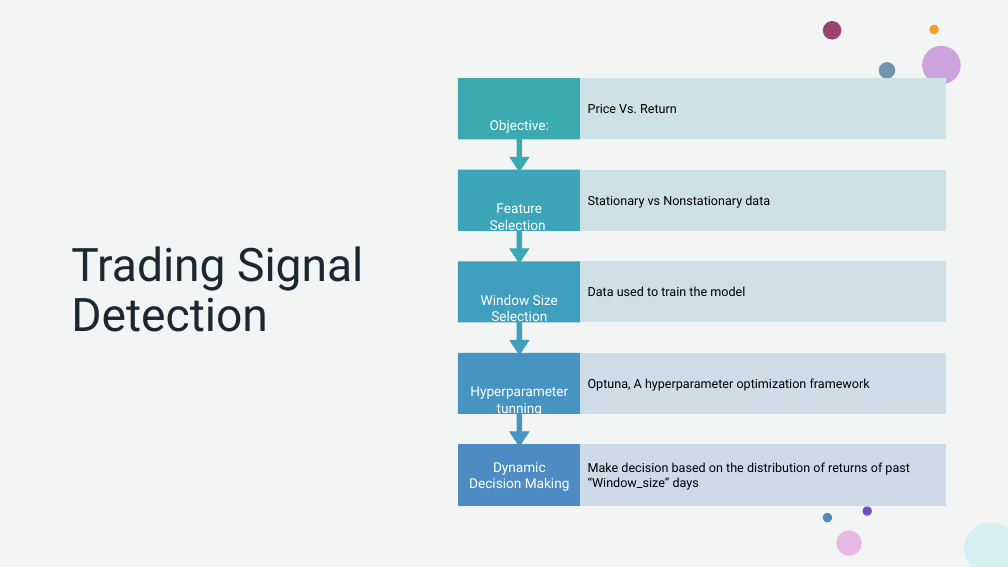
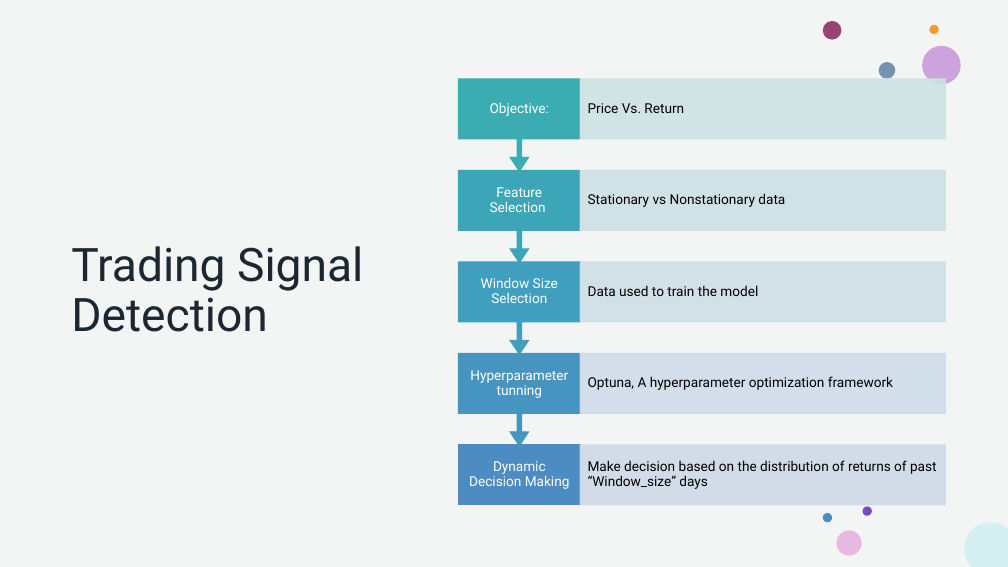
Before and after one commit to howie-zeng/Analyzing-Retail-Sentiment-and-Detecting-Trading-Signals, a slide deck: slide 11 of Presentation.pptx. Drawn at 1008x567 pixels with LibreOffice and Linux fonts; fonts in the diff are those of the drawing. Boxes give left, top, right and bottom in pixels: in the first picture for what was removed or moved away, otherwise in the second. Text is boxed around its words. In the diff, an @@ line names an element or a change of style, - is before the commit and + after.

```diff
--- a/Presentation.pptx
+++ b/Presentation.pptx
@@ line spacing 1 to 0.9 in 5 elements at (x1=469, y1=461, x2=570, y2=489), (x1=470, y1=370, x2=568, y2=398), (x1=481, y1=277, x2=558, y2=303), (x1=490, y1=187, x2=546, y2=212), (x1=490, y1=102, x2=549, y2=116) @@
@@ up arrow callout at (x1=458, y1=79, x2=580, y2=171): fill #3BABB1 to #3BACB1; outline #3BABB1 1 pt to #3BACB1 1 pt @@
@@ rectangle at (x1=580, y1=79, x2=945, y2=138): fill #CDE3E4 at 90% opacity to #CEE2E4 at 90% opacity; outline #CDE3E4 1 pt to #CEE2E4 1 pt @@
@@ rectangle at (x1=580, y1=170, x2=945, y2=230): fill #CEE1E6 at 90% opacity to #CFE1E5 at 90% opacity; outline #CEE1E6 1 pt to #CFE1E5 1 pt @@
@@ rectangle at (x1=580, y1=262, x2=945, y2=321): fill #CEDFE7 at 90% opacity to #CFDFE7 at 90% opacity; outline #CEDFE7 1 pt to #CFDFE7 1 pt @@
@@ up arrow callout at (x1=458, y1=353, x2=580, y2=445): fill #4694C1 to #4695C1; outline #4694C1 1 pt to #4695C1 1 pt @@
@@ size 12 to 13 pt; line spacing 1 to 0.9 in 5 elements at (x1=588, y1=376, x2=893, y2=390), (x1=588, y1=285, x2=758, y2=296), (x1=588, y1=193, x2=785, y2=207), (x1=588, y1=103, x2=684, y2=113), (x1=588, y1=460, x2=937, y2=489) @@
```
Also in this commit, not shown: 4 other slides changed.
